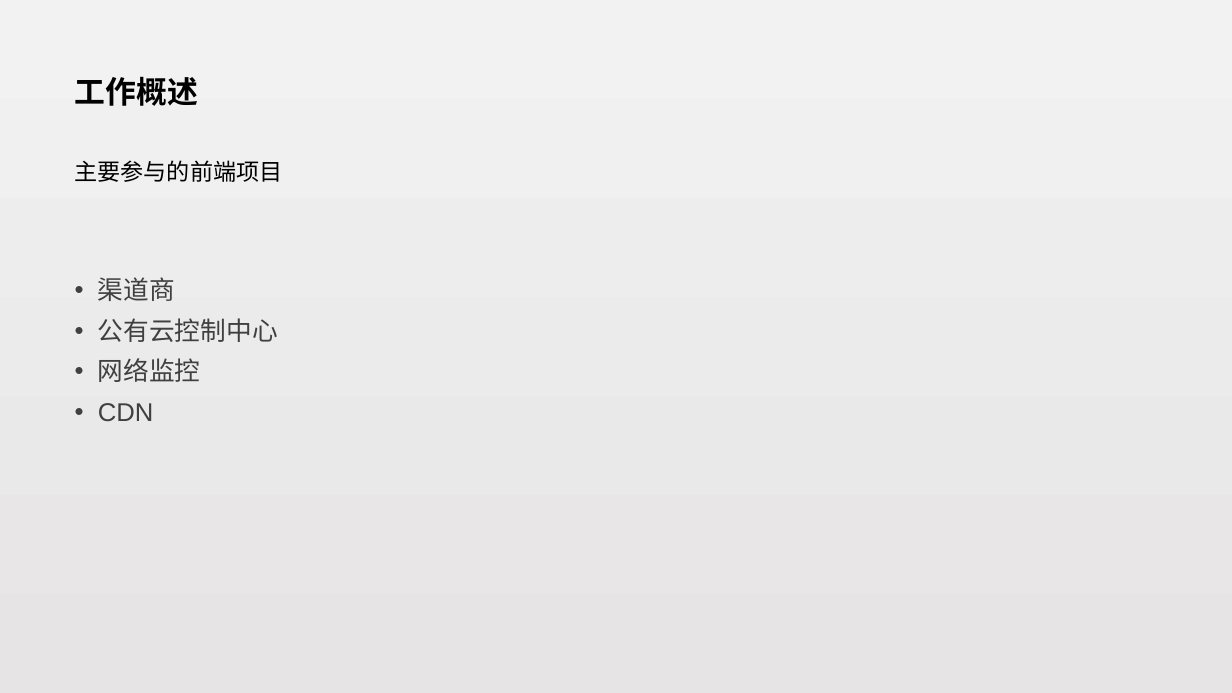
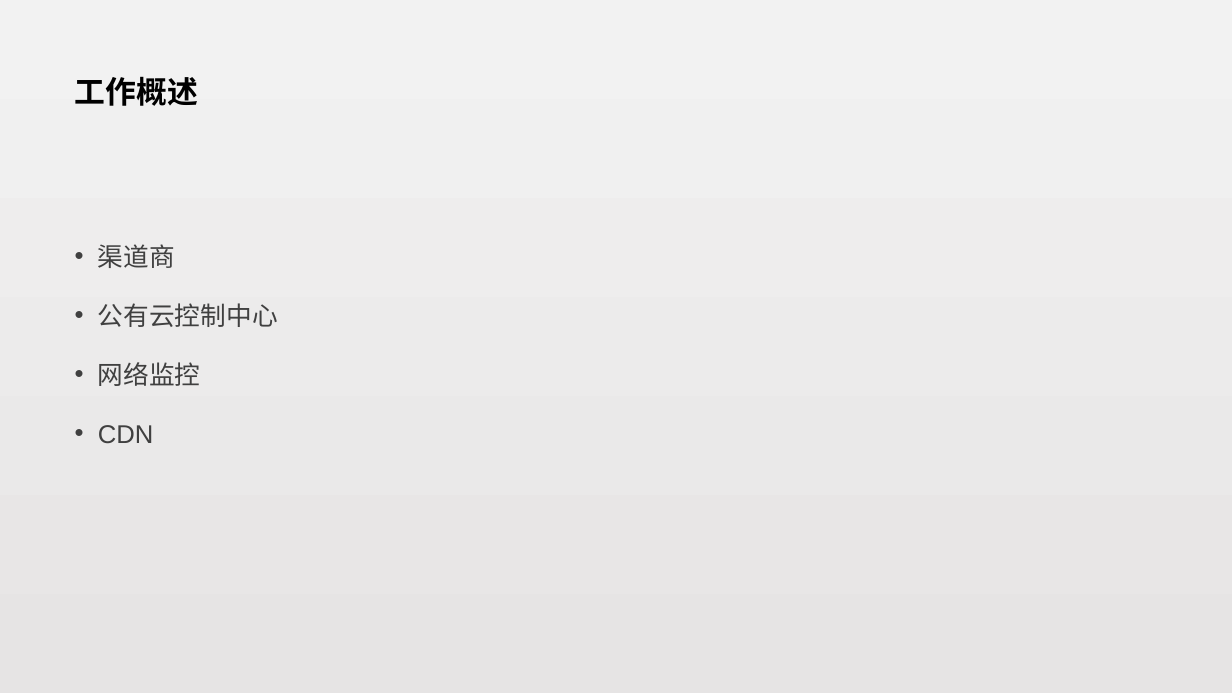
Before and after one commit to zepang/Rx_note, a slide deck: slide 3 of 赖泽海-试用期工作总结.pptx. Drawn at 1232x693 pixels with LibreOffice and Linux fonts; fonts in the diff are those of the drawing. Boxes give left, top, right and bottom in pixels: in the first picture for what was removed or moved away, otherwise in the second. Text is boxed around its words. In the diff, an @@ line names an element or a change of style, - is before the commit and + after.

Commit message:
修改工作总结的ppt

```diff
--- a/赖泽海-试用期工作总结.pptx
+++ b/赖泽海-试用期工作总结.pptx
@@ text removed at (75,160,283,182) @@
-主要参与的前端项目
@@ text "渠道商": place and size @@
-text "渠道商" at (98,277,278,421)
+text "渠道商" at (98,244,278,443)
@@ text "渠道商" at (98,244,278,443): line spacing 0.9 to 1.5 @@
```
Also in this commit, not shown: 5 other slides changed, 3 slides added, 1 other file.
